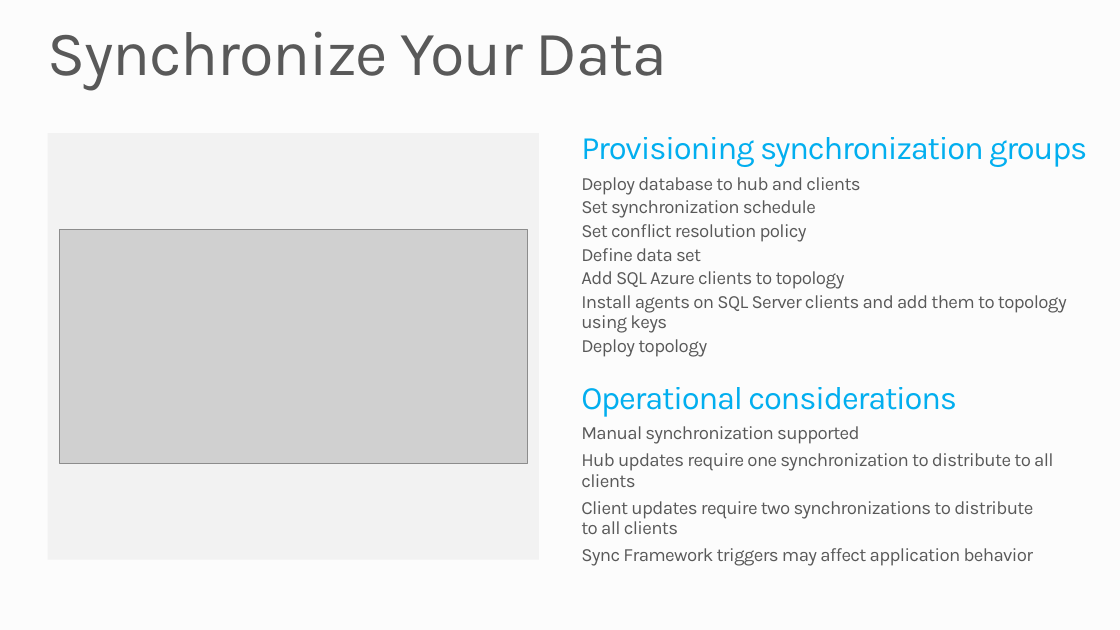
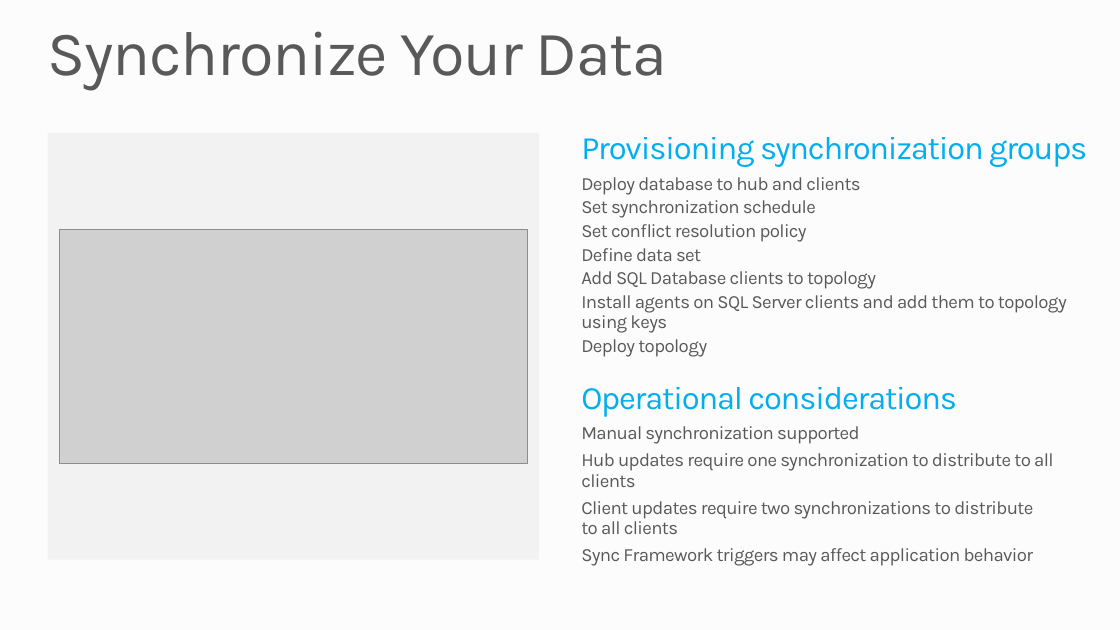
Before and after one commit to mwasham/WATK-Presentations, a slide deck: slide 26 of WindowsAzureSQLDatabase/WindowsAzureSQLDatabase.pptx. Drawn at 1120x630 pixels with LibreOffice and Linux fonts; fonts in the diff are those of the drawing; grey boxes stand for pictures; background and template pictures are left out. Boxes give left, top, right and bottom in pixels: in the first picture for what was removed or moved away, otherwise in the second. Text is boxed around its words. In the diff, an @@ line names an element or a change of style, - is before the commit and + after.

Commit message:
renamed the sql azure folders and updated the decks to replace SQL Azure with SQL Database

```diff
--- a/WindowsAzureSQLDatabase/WindowsAzureSQLDatabase.pptx
+++ b/WindowsAzureSQLDatabase/WindowsAzureSQLDatabase.pptx
@@ text at (581, 271, 876, 289): text changed @@
-  Add SQL Azure clients to topology
+  Add SQL Database clients to topology
```
Also in this commit, not shown: 20 other slides changed, 9 other files.
